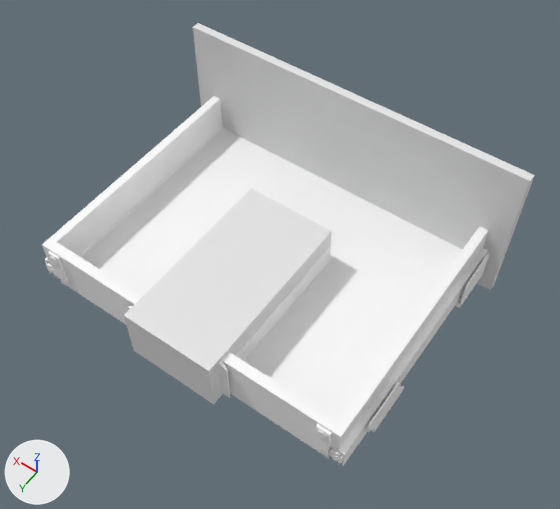
Before and after pictures for a commit that changed the glTF model public/HastingCabinetsParametrization/files/assets/307018909/1/Mako_Top_Drawer.glb.
Before and after are seen from a 50 mm camera at (-0.448, 0.3, 1.3) aimed at (-0.029, -0.287, 0.378). Arrows for +X, +Y and +Z are at lower left; the lights stay in place. The picture after the commit comes second. Where no turn or scale is listed for an object, it has been applied to the vertices. Vertices at exactly the same position are counted once.

Objects in the first picture: 'Mako_Top_DrawerBoolBox', 'Mako_Top_DrawerHinge', 'Mako_Top_DrawerPlumFraming', 'Mako_Top_DrawerWalls', 'Mako_Top_Drawer_Wall'.
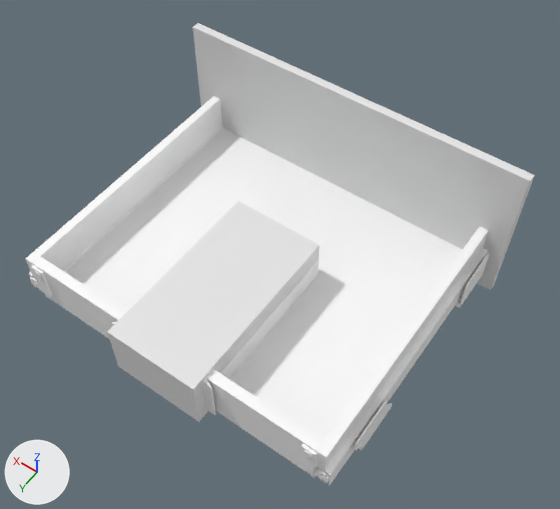
Location of each change, (x1, y1, x2, y2) in pixels of the pictures (560 x 509 px; the box of a moved part takes in the faces that stretch with it):
```json
{"object": "Mako_Top_DrawerWalls", "change": "reshaped", "before": [42, 96, 488, 466], "after": [26, 96, 488, 486]}
{"object": "Mako_Top_DrawerBoolBox", "change": "moved", "before": [124, 188, 332, 404], "after": [107, 201, 319, 422]}
{"object": "Mako_Top_DrawerPlumFraming", "change": "moved", "before": [128, 245, 331, 398], "after": [112, 259, 319, 415]}
{"object": "Mako_Top_DrawerHinge", "change": "reshaped", "before": [46, 254, 489, 464], "after": [30, 254, 489, 483], "on screen": "9% taller"}
{"part": 1, "of": "me_mesh_0", "change": "moved or reshaped", "before": [367, 382, 404, 432], "after": [355, 400, 392, 450]}
{"part": 2, "of": "me_mesh_0", "change": "moved or reshaped", "before": [46, 262, 60, 279], "after": [30, 276, 44, 293]}
{"part": 3, "of": "me_mesh_0", "change": "moved or reshaped", "before": [330, 343, 429, 464], "after": [316, 343, 429, 483]}
{"part": 6, "of": "me_mesh_3", "change": "moved or reshaped", "before": [49, 242, 338, 458], "after": [32, 256, 323, 477]}
{"part": 7, "of": "me_mesh_3", "change": "moved or reshaped", "before": [314, 424, 332, 454], "after": [300, 444, 318, 474]}
{"part": 8, "of": "me_mesh_3", "change": "moved or reshaped", "before": [50, 256, 57, 264], "after": [34, 271, 41, 278]}
{"part": 9, "of": "me_mesh_3", "change": "moved or reshaped", "before": [318, 430, 327, 438], "after": [303, 450, 312, 458]}
{"part": 10, "of": "me_mesh_3", "change": "moved or reshaped", "before": [42, 187, 401, 466], "after": [26, 187, 401, 486]}
```

Scene script edits in JSON lines:
```json
{"block": "me_mesh_0", "where": "# used by ob_mako_top_drawerhinge; location = (0.0, 0.0, 0.0)"}
{"op": "remove", "block": "me_mesh_0", "code": "me_mesh_0.from_pydata(...)  # 626 vertices, 1216 faces; spans x -0.282..0.282, y -0.489..-0.084, z 0.299..0.36"}
{"op": "add", "block": "me_mesh_0", "code": "me_mesh_0.from_pydata(...)  # 626 vertices, 1216 faces; spans x -0.282..0.282, y -0.489..-0.051, z 0.299..0.36"}
{"block": "me_mesh_0", "change": "me_mesh_0 part 1: the loose piece of 79 vertices spanning x -0.282..-0.256, y -0.237..-0.136, z 0.299..0.36 is moved by (0.0, 0.033, 0.0)"}
{"block": "me_mesh_0", "change": "me_mesh_0 part 2: all 58 vertices in x 0.254..0.274, y -0.131..-0.084, z 0.301..0.344 are moved by (0.0, 0.033, 0.0)"}
{"block": "me_mesh_0", "change": "me_mesh_0 part 3: all 58 vertices in x -0.274..-0.254, y -0.131..-0.084, z 0.301..0.344 are moved by (0.0, 0.033, 0.0)"}
{"block": "me_mesh_0", "change": "other edits to the shape of me_mesh_0 do not show in these pictures"}
{"block": "me_mesh_1", "where": "# used by ob_mako_top_drawerboolbox; location = (0.0, 0.0, 0.0)"}
{"op": "remove", "block": "me_mesh_1", "code": "me_mesh_1.from_pydata(...)  # 8 vertices, 12 faces; spans x -0.076..0.076, y -0.356..-0.061, z 0.303..0.398"}
{"op": "add", "block": "me_mesh_1", "code": "me_mesh_1.from_pydata(...)  # 8 vertices, 12 faces; spans x -0.076..0.076, y -0.323..-0.028, z 0.303..0.398"}
{"block": "me_mesh_1", "change": "me_mesh_1 part 4: the whole mesh is moved by (0.0, 0.033, 0.0)"}
{"block": "me_mesh_2", "where": "# used by ob_mako_top_drawerplumframing; location = (0.0, 0.0, 0.0)"}
{"op": "remove", "block": "me_mesh_2", "code": "me_mesh_2.from_pydata(...)  # 136 vertices, 268 faces; spans x -0.089..0.089, y -0.357..-0.081, z 0.305..0.391"}
{"op": "add", "block": "me_mesh_2", "code": "me_mesh_2.from_pydata(...)  # 136 vertices, 268 faces; spans x -0.089..0.089, y -0.324..-0.048, z 0.305..0.391"}
{"block": "me_mesh_2", "change": "me_mesh_2 part 5: the whole mesh is moved by (0.0, 0.033, 0.0)"}
{"block": "me_mesh_3", "where": "# used by ob_mako_top_drawerwalls; location = (0.0, 0.0, 0.0)"}
{"op": "remove", "block": "me_mesh_3", "code": "me_mesh_3.from_pydata(...)  # 438 vertices, 798 faces; spans x -0.275..0.275, y -0.5..-0.081, z 0.305..0.391"}
{"op": "add", "block": "me_mesh_3", "code": "me_mesh_3.from_pydata(...)  # 438 vertices, 798 faces; spans x -0.275..0.275, y -0.5..-0.048, z 0.305..0.391"}
{"block": "me_mesh_3", "change": "me_mesh_3 part 6: the loose piece of 8 vertices spanning x -0.251..0.251, y -0.103..-0.087, z 0.306..0.39 is moved by (0.0, 0.033, 0.0)"}
{"block": "me_mesh_3", "change": "me_mesh_3 part 7: the loose piece of 68 vertices spanning x -0.254..-0.231, y -0.087..-0.082, z 0.326..0.386 is moved by (0.0, 0.033, 0.0)"}
{"block": "me_mesh_3", "change": "me_mesh_3 part 8: the loose piece of 39 vertices spanning x 0.234..0.248, y -0.082..-0.081, z 0.37..0.383 is moved by (0.0, 0.033, 0.0)"}
{"block": "me_mesh_3", "change": "me_mesh_3 part 9: the loose piece of 39 vertices spanning x -0.249..-0.235, y -0.082..-0.081, z 0.37..0.383 is moved by (0.0, 0.033, 0.0)"}
{"block": "me_mesh_3", "change": "me_mesh_3 part 10: 147 of 438 vertices moved; they spanned x -0.275..0.275, y -0.5..-0.082, z 0.305..0.391 and now span x -0.275..0.275, y -0.5..-0.049, z 0.305..0.391; mean shift (0.0, 0.032, 0.0); largest move (0.231, -0.5, 0.306) -> (0.231, -0.054, 0.306)"}
{"block": "me_mesh_3", "change": "other edits to the shape of me_mesh_3 do not show in these pictures"}
```
